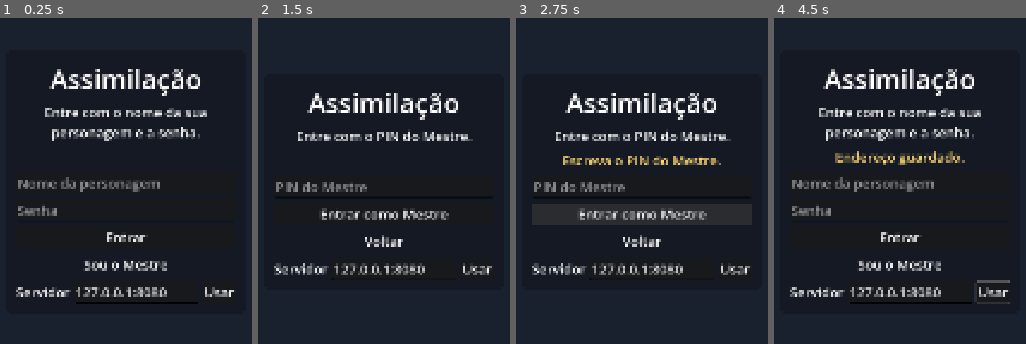
Above: before the commit, frames 1-4 (left to right).
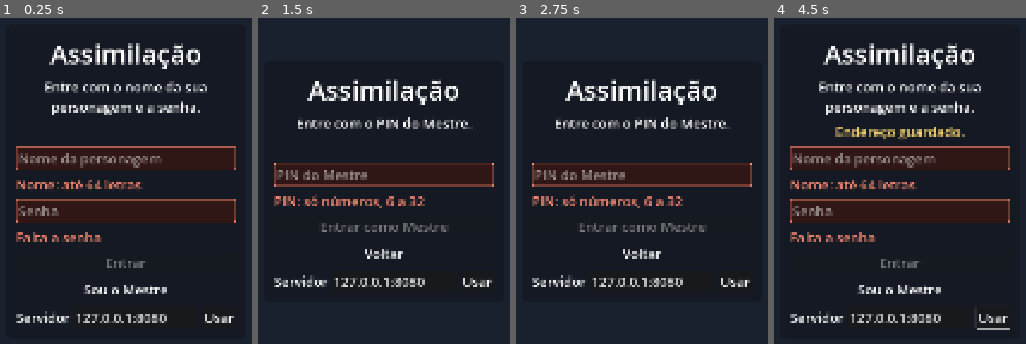
Above: after the commit, the same moments.

Repository: arthof09-ai/jogo-verdadeiro-rascunhos
Game: Godot game, scene res://cenas/arena/arena.tscn
The game is run twice, just before and just after one commit, with the same random seed, the same clock (stepped at 60 frames per second) and the same inputs.
Inputs (mouse positions are in pixels of both pictures, inside the frame that each line leads up to):
- Up to frame 1 (0.25 s): no input
- Up to frame 2 (1.5 s): click (384, 236) at 0.5 s, where only the run before the commit has a clickable "Entrar"; click "Sou o Mestre" at 1.25 s
- Up to frame 3 (2.75 s): click (642, 213) at 2 s, where only the run before the commit has a clickable "Entrar como Mestre"
- Up to frame 4 (4.5 s): click "Voltar" at 2.75 s; click "Usar" at 3.5 s; tap Enter at 4.25 s; move the mouse to (outside the picture) at 4.27 s; hold Right from 4.28 s (still down); tap 1 at 4.35 s; click (outside the picture) at 4.42 s

The runs differ from the first frame. In frame 1, 26% of the frame differs, in the area x 6-94%, y 7-94%; in frame 2, 18%; in frame 3, 19%; in frame 4, 26%, in the area x 6-94%, y 7-96%.

Commit message:
JV3.1 ordem 34: N26-2 validação do ROOM_JOIN no aparelho (lobby, Rede) e rede de trás do servidor (formato antes do travão)
Co-Authored-By: Claude <noreply@anthropic.com>

Diff:
--- a/rascunhos/cliente/cenas/lobby/lobby.gd
+++ b/rascunhos/cliente/cenas/lobby/lobby.gd
@@ -21,6 +21,9 @@
 const FONTE_BASE := 22
 const FONTE_MIN_PX_REAIS := 13.0  # acima dos 12 px pedidos
 const OPACIDADE_PAINEL := 0.55
+## Ordem 34 (N26-2): a validação do ROOM_JOIN no aparelho (limites e dicas).
+const ValidarEntrada := preload("res://rede/validar_entrada.gd")
+const COR_FORA := Color(1.0, 0.55, 0.45)
 ## Frases do próprio cliente (quando o servidor não manda `texto`).
 const FRASES := {
 	"senha": "O nome ou a senha não conferem.",
@@ -45,6 +48,12 @@
 var _campo_senha: LineEdit
 var _campo_pin: LineEdit
 var _campo_host: LineEdit = null
+var _b_entrar: Button
+var _b_mestre: Button
+var _dica_nome: Label
+var _dica_senha: Label
+var _dica_pin: Label
+var _sb_fora: StyleBoxFlat
 var _modo_mestre := false
 var _saindo := false
 
@@ -114,16 +123,22 @@
 	caixa.add_child(_caixa_jogadora)
 	_campo_nome = LineEdit.new()
 	_campo_nome.placeholder_text = "Nome da personagem"
+	_campo_nome.text_changed.connect(_ao_campo_mudou)
 	_caixa_jogadora.add_child(_campo_nome)
+	_dica_nome = _rotulo_dica()
+	_caixa_jogadora.add_child(_dica_nome)
 	_campo_senha = LineEdit.new()
 	_campo_senha.placeholder_text = "Senha"
 	_campo_senha.secret = true
 	_campo_senha.text_submitted.connect(_ao_enviar_senha)
+	_campo_senha.text_changed.connect(_ao_campo_mudou)
 	_caixa_jogadora.add_child(_campo_senha)
-	var b_entrar := Button.new()
-	b_entrar.text = "Entrar"
-	b_entrar.pressed.connect(_ao_entrar)
-	_caixa_jogadora.add_child(b_entrar)
+	_dica_senha = _rotulo_dica()
+	_caixa_jogadora.add_child(_dica_senha)
+	_b_entrar = Button.new()
+	_b_entrar.text = "Entrar"
+	_b_entrar.pressed.connect(_ao_entrar)
+	_caixa_jogadora.add_child(_b_entrar)
 	var b_sou_mestre := Button.new()
 	b_sou_mestre.text = "Sou o Mestre"
 	b_sou_mestre.flat = true
@@ -138,11 +153,14 @@
 	_campo_pin.placeholder_text = "PIN do Mestre"
 	_campo_pin.secret = true
 	_campo_pin.text_submitted.connect(_ao_enviar_pin)
+	_campo_pin.text_changed.connect(_ao_campo_mudou)
 	_caixa_mestre.add_child(_campo_pin)
-	var b_mestre := Button.new()
-	b_mestre.text = "Entrar como Mestre"
-	b_mestre.pressed.connect(_ao_entrar_mestre)
-	_caixa_mestre.add_child(b_mestre)
+	_dica_pin = _rotulo_dica()
+	_caixa_mestre.add_child(_dica_pin)
+	_b_mestre = Button.new()
+	_b_mestre.text = "Entrar como Mestre"
+	_b_mestre.pressed.connect(_ao_entrar_mestre)
+	_caixa_mestre.add_child(_b_mestre)
 	var b_voltar := Button.new()
 	b_voltar.text = "Voltar"
 	b_voltar.flat = true
@@ -177,6 +195,50 @@
 		_caixa_servidor.add_child(b_usar)
 
 
+## A dica curta debaixo de um campo (ordem 34, N26-2): só aparece enquanto o campo está fora.
+func _rotulo_dica() -> Label:
+	var l := Label.new()
+	l.autowrap_mode = TextServer.AUTOWRAP_WORD_SMART
+	l.add_theme_color_override("font_color", COR_FORA)
+	l.visible = false
+	return l
+
+
+## Ordem 34 (N26-2): enquanto um campo estiver fora, o botão de entrar fica inactivo, o campo fica marcado e a dica
+## aparece debaixo dele, enquanto ela escreve. Campo fora = 0 mensagens de rede, 0 tentativas gastas.
+func _validar_campos() -> void:
+	var d_nome := ValidarEntrada.dica_nome(_campo_nome.text)
+	var d_senha := ValidarEntrada.dica_senha(_campo_senha.text)
+	var d_pin := ValidarEntrada.dica_pin(_campo_pin.text)
+	_marcar(_campo_nome, _dica_nome, d_nome)
+	_marcar(_campo_senha, _dica_senha, d_senha)
+	_marcar(_campo_pin, _dica_pin, d_pin)
+	_b_entrar.disabled = d_nome != "" or d_senha != ""
+	_b_mestre.disabled = d_pin != ""
+
+
+func _marcar(campo: LineEdit, dica: Label, texto: String) -> void:
+	dica.text = texto
+	dica.visible = texto != ""
+	if texto != "":
+		if _sb_fora == null:
+			_sb_fora = StyleBoxFlat.new()
+			_sb_fora.bg_color = Color(0.20, 0.09, 0.08, 0.9)
+			_sb_fora.border_color = COR_FORA
+			_sb_fora.set_border_width_all(2)
+			_sb_fora.set_corner_radius_all(4)
+			_sb_fora.set_content_margin_all(6)
+		campo.add_theme_stylebox_override("normal", _sb_fora)
+		campo.add_theme_stylebox_override("focus", _sb_fora)
+	else:
+		campo.remove_theme_stylebox_override("normal")
+		campo.remove_theme_stylebox_override("focus")
+
+
+func _ao_campo_mudou(_t: String) -> void:
+	_validar_campos()
+
+
 func _rotulo_quebrado() -> Label:
 	var l := Label.new()
 	l.horizontal_alignment = HORIZONTAL_ALIGNMENT_CENTER
@@ -215,6 +277,7 @@
 		_estado.text = "Entre com o PIN do Mestre."
 	else:
 		_estado.text = "Entre com o nome da sua personagem e a senha."
+	_validar_campos()
 
 
 func _verificar_fase() -> void:
@@ -291,6 +354,9 @@
 
 
 func _ao_entrar() -> void:
+	_validar_campos()
+	if _b_entrar.disabled:
+		return  # ordem 34 (N26-2): campo fora não sai do aparelho (o Enter não fura o botão inactivo)
 	_aviso.text = ""
 	Rede.entrar(_campo_nome.text, _campo_senha.text)
 	_campo_senha.text = ""
@@ -298,6 +364,9 @@
 
 
 func _ao_entrar_mestre() -> void:
+	_validar_campos()
+	if _b_mestre.disabled:
+		return  # ordem 34 (N26-2)
 	_aviso.text = ""
 	Rede.entrar_mestre(_campo_pin.text)
 	_campo_pin.text = ""  # o PIN nunca fica na tela nem no disco
--- a/rascunhos/cliente/rede/rede.gd
+++ b/rascunhos/cliente/rede/rede.gd
@@ -35,6 +35,7 @@
 
 const FilaIntencoes := preload("res://rede/fila_intencoes.gd")
 const Uuid := preload("res://rede/uuid.gd")
+const ValidarEntrada := preload("res://rede/validar_entrada.gd")
 
 enum Ligacao { DESLIGADA, A_LIGAR, A_ENTRAR, NA_MESA, A_ESPERAR, PARADA }
 
@@ -106,24 +107,26 @@
 
 
 ## Entrada da jogadora com o nome da personagem e a senha simples.
+## Ordem 34 (N26-2): com um campo fora (nome 1-64, senha 1-128) nada se liga nem se envia — volta a pedir a entrada.
 func entrar(nome: String, senha: String) -> void:
+	if not ValidarEntrada.jogadora_valida(nome, senha):
+		_pedir_entrada("nome" if nome.strip_edges() == "" else "campos")
+		return
 	_nome = nome.strip_edges()
 	_senha = senha
 	_pin = ""
-	if _nome == "":
-		_pedir_entrada("nome")
-		return
 	_comecar_entrada("jogadora")
 
 
 ## Entrada do Mestre com o PIN (E-P9: 6 dígitos ou mais; quem confere é o servidor).
+## Ordem 34 (N26-2): o PIN que não casa ^[0-9]{6,32}$ não sai do aparelho (0 mensagens, 0 tentativas gastas).
 func entrar_mestre(pin: String) -> void:
-	_pin = pin.strip_edges()
+	if not ValidarEntrada.mestre_valido(pin):
+		_pedir_entrada("pin" if pin.strip_edges() == "" else "campos")
+		return
+	_pin = pin
 	_nome = ""
 	_senha = ""
-	if _pin == "":
-		_pedir_entrada("pin")
-		return
 	_comecar_entrada("mestre")
 
 
--- /dev/null
+++ b/rascunhos/cliente/rede/validar_entrada.gd
@@ -0,0 +1,49 @@
+extends RefCounted
+## Validação do ROOM_JOIN no aparelho, antes de enviar (ordem 34, N26-2; sentença da bancada de 2026-11-12).
+## Os limites são os do schema (protocolo/v2/ROOM_JOIN.schema.json): nome 1-64, senha 1-128, PIN ^[0-9]{6,32}$.
+## Contam-se caracteres, não bytes (String.length() do Godot conta caracteres: nome com acento não vale «mais»).
+## Cada função devolve "" quando o campo está dentro, ou a dica curta que aparece debaixo do campo.
+## Campo fora = nada se envia: não vai ao servidor, não conta como credencial errada, não alimenta travão nenhum.
+## Uso: const ValidarEntrada := preload("res://rede/validar_entrada.gd")
+
+const NOME_MAX := 64
+const SENHA_MAX := 128
+const PIN_MIN := 6
+const PIN_MAX := 32
+const DICA_NOME := "Nome: até 64 letras"
+const DICA_SENHA_FALTA := "Falta a senha"
+const DICA_SENHA := "Senha: até 128 letras"
+const DICA_PIN := "PIN: só números, 6 a 32"
+
+
+## O nome vai aparado (a Rede manda-o sem os espaços das pontas).
+static func dica_nome(nome: String) -> String:
+	var n := nome.strip_edges().length()
+	return "" if n >= 1 and n <= NOME_MAX else DICA_NOME
+
+
+## A senha vai como foi escrita (os espaços contam).
+static func dica_senha(senha: String) -> String:
+	if senha.length() == 0:
+		return DICA_SENHA_FALTA
+	return "" if senha.length() <= SENHA_MAX else DICA_SENHA
+
+
+## O PIN tem de casar exactamente ^[0-9]{6,32}$: só os algarismos 0-9 (nem espaços, nem algarismos de outra escrita).
+static func dica_pin(pin: String) -> String:
+	var n := pin.length()
+	if n < PIN_MIN or n > PIN_MAX:
+		return DICA_PIN
+	for i in n:
+		var c := pin.unicode_at(i)
+		if c < 0x30 or c > 0x39:
+			return DICA_PIN
+	return ""
+
+
+static func jogadora_valida(nome: String, senha: String) -> bool:
+	return dica_nome(nome) == "" and dica_senha(senha) == ""
+
+
+static func mestre_valido(pin: String) -> bool:
+	return dica_pin(pin) == ""
